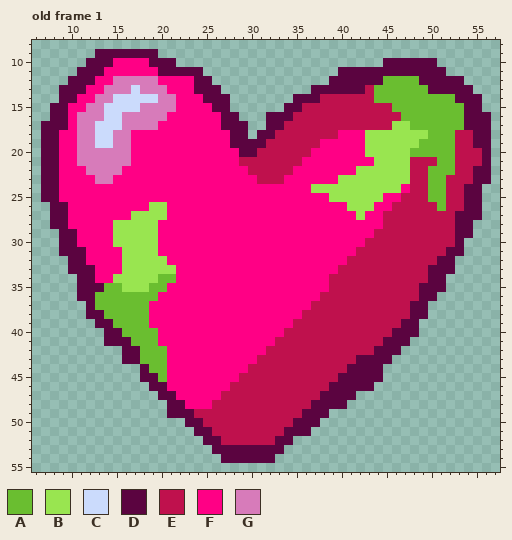
Two versions of one pixel-art file, art/heartcrosscross.aseprite. Above, as it was before the edit.
64x64 pixels, 1 frame. Shown: old frame 1: x 6..57, y 8..55.
Palette (. is transparent): A #6abe30  B #99e550  C #cbdbfc  D #5b0440  E #bf114d  F #ff0085  G #d77bba
New version:
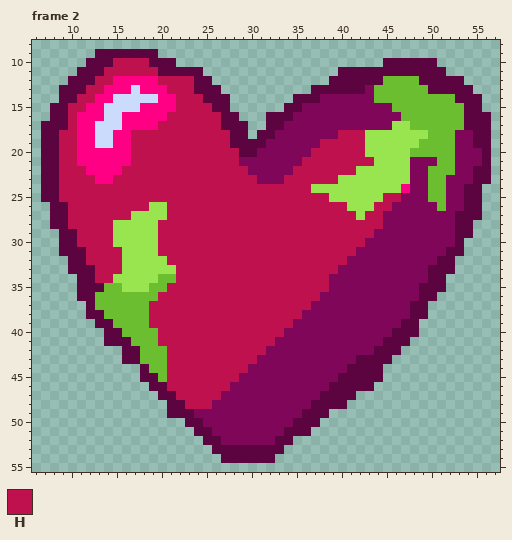
Colours new in this view: H #bf114d
A new or re-ordered frame is compared with the old frame closest to it.
From old to new:
frames 1 -> 2
Colour E changes from #bf114d to #80065a.
Frame 2 is new; against old frame 1:
The edit turns colour G into colour F in row 12 at x 15 to 19; in row 13 at x 14 to 16 and 18 to 20; in row 14 at x 13 to 14 and 20 to 21; in row 15 at x 12 to 13 and 18 to 21; in row 16 at x 11 to 13 and 16 to 20; in row 17 at x 11 to 12 and 16 to 19.
The edit turns colour G into colour F in rows 18 to 19 at x 11 to 12 and 15 to 16; in rows 20 to 21 at x 11 to 16; in row 22 at x 12 to 15; in row 23 at x 13 to 14.
The edit turns colour F into colour H in row 10 at x 15 to 18; in row 11 at x 14 to 19; in row 12 at x 13 to 14 and 20 to 23; in row 13 at x 12 to 13 and 21 to 23; in row 14 at x 11 to 12 and 22 to 24; in row 15 at x 10 to 11 and 22 to 25.
The edit turns colour F into colour H in row 16 at x 10 and 21 to 26; in row 17 at x 10 and 20 to 26; in row 18 at x 9 to 10, 17 to 27 and 40 to 42; in row 19 at x 9 to 10, 17 to 27 and 38 to 42; in row 20 at x 9 to 10, 17 to 28 and 37 to 42; in row 21 at x 9 to 10, 17 to 28 and 36 to 43.
The edit turns colour F into colour H in row 22 at x 9 to 11, 16 to 29 and 35 to 41; in row 23 at x 9 to 12, 15 to 30 and 34 to 39; in row 24 at x 9 to 36; in row 25 at x 9 to 38 and 45 to 46; in row 26 at x 10 to 18, 21 to 40 and 44 to 45; in row 27 at x 10 to 16, 21 to 41 and 43 to 44.
The edit turns colour F into colour H in row 28 at x 10 to 14 and 20 to 44; in row 29 at x 11 to 14 and 20 to 43; in row 30 at x 11 to 14 and 20 to 42; in row 31 at x 12 to 15 and 20 to 41; in row 32 at x 12 to 15 and 21 to 40; in row 33 at x 13 to 15 and 22 to 39.
The edit turns colour F into colour H in row 34 at x 13 to 14 and 22 to 38; in row 35 at x 21 to 38; in row 36 at x 20 to 37; in row 37 at x 19 to 36; in row 38 at x 19 to 35; in row 39 at x 19 to 34.
The edit turns colour F into colour H in row 40 at x 20 to 33; in row 41 at x 20 to 32; in row 42 at x 21 to 31; in row 43 at x 21 to 30; in row 44 at x 21 to 29; in row 45 at x 21 to 28.
The edit turns colour F into colour H in row 46 at x 21 to 27; in row 47 at x 22 to 26; in row 48 at x 23 to 25.
